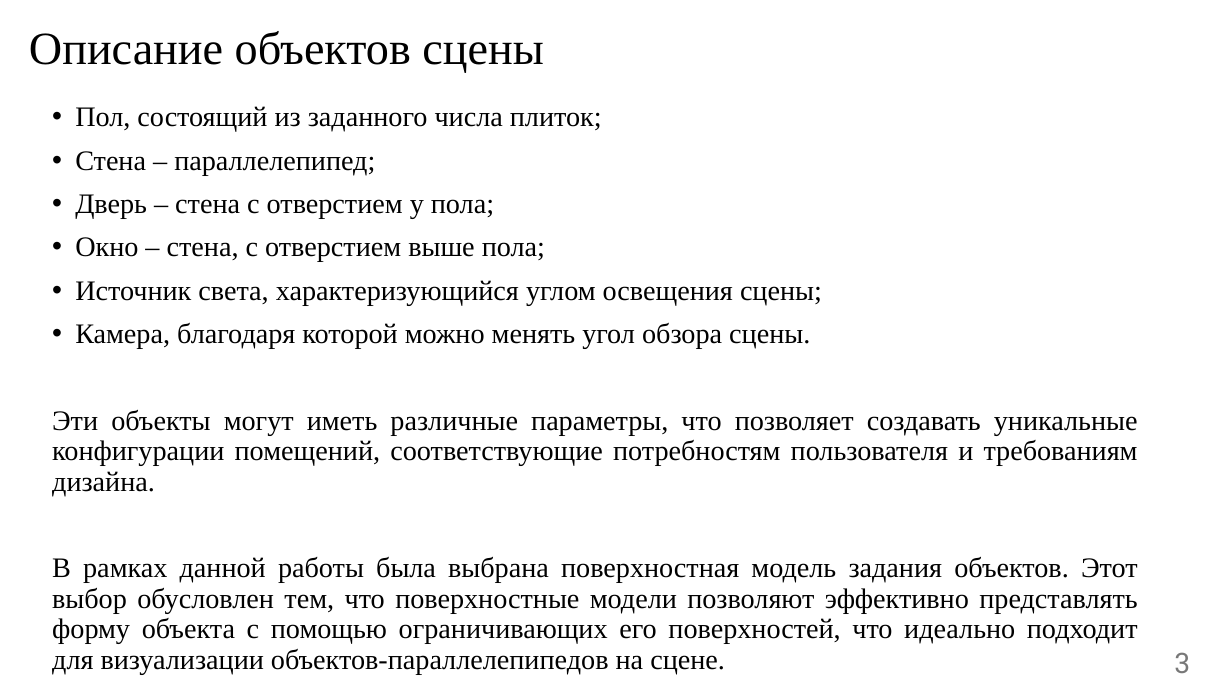
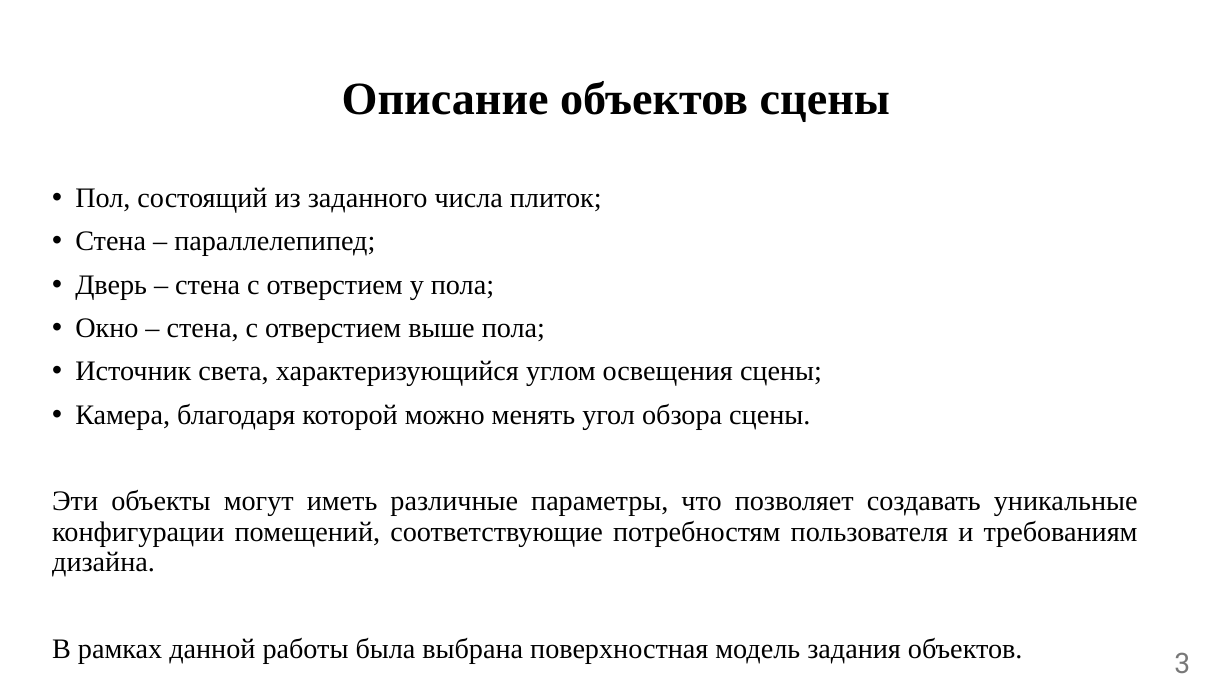
Before and after one commit to Lesa-yps/KYRSACH_CG_5_sem_BMSTU, a slide deck: slide 3 of presentation/ИУ7-55Б-Талышева-Олеся-презентация-КГ.pptx. Drawn at 1232x693 pixels with LibreOffice and Linux fonts; fonts in the diff are those of the drawing. Boxes give left, top, right and bottom in pixels: in the first picture for what was removed or moved away, otherwise in the second. Text is boxed around its words. In the diff, an @@ line names an element or a change of style, - is before the commit and + after.

```diff
--- a/presentation/ИУ7-55Б-Талышева-Олеся-презентация-КГ.pptx
+++ b/presentation/ИУ7-55Б-Талышева-Олеся-презентация-КГ.pptx
@@ title "Описание объектов сцены": place and size @@
-title "Описание объектов сцены" at bbox=[29, 31, 543, 73]
+title "Описание объектов сцены" at bbox=[342, 81, 890, 122]
@@ title "Описание объектов сцены" at bbox=[342, 81, 890, 122]: bold on @@
@@ text "Пол, состоящий из заданного числа ...": place and size @@
-text "Пол, состоящий из заданного числа ..." at bbox=[52, 106, 1138, 674]
+text "Пол, состоящий из заданного числа ..." at bbox=[52, 187, 1138, 663]
@@ text at bbox=[52, 637, 1023, 663]: text changed @@
-В рамках данной работы была выбрана поверхностная модель задания объектов. Этот выбор обусловлен тем, что поверхностные модели позволяют эффективно представлять форму объекта с помощью ограничивающих его поверхностей, что идеально подходит для визуализации объектов-параллелепипедов на сцене.
+В рамках данной работы была выбрана поверхностная модель задания объектов.
```
Also in this commit, not shown: 11 other slides changed, 1 slide added, 4 slides removed, 32 other files.
